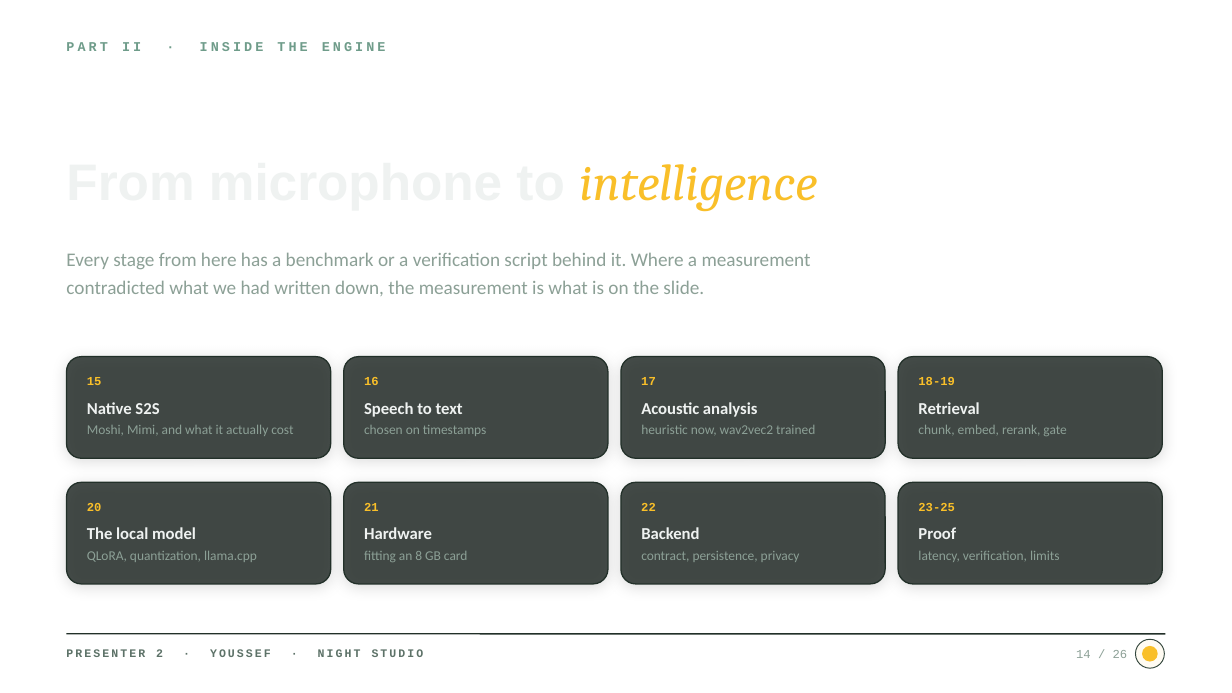
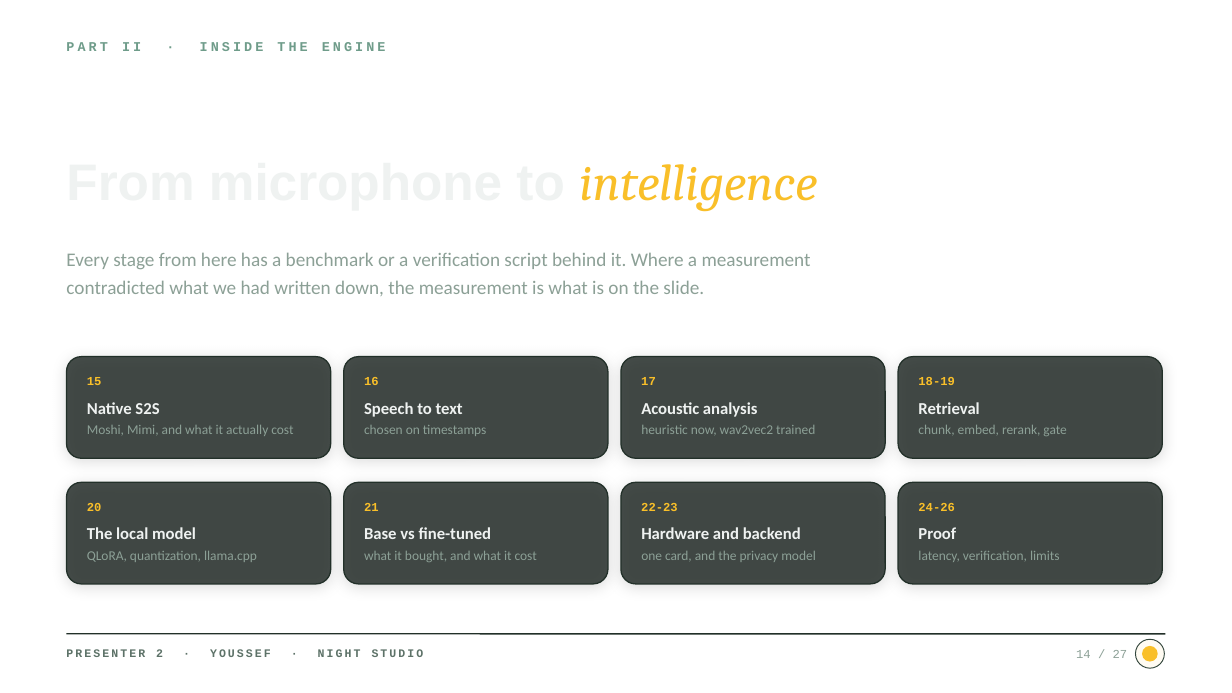
Before and after one commit to Ali-Khamis45/we-s2s-finalproject, a slide deck: slide 14 of docs/presentation/Speech-Confidence-Coach.pptx. Drawn at 1232x693 pixels with LibreOffice and Linux fonts; fonts in the diff are those of the drawing; background and template pictures are left out. Boxes give left, top, right and bottom in pixels: in the first picture for what was removed or moved away, otherwise in the second. Text is boxed around its words. In the diff, an @@ line names an element or a change of style, - is before the commit and + after.

```diff
--- a/docs/presentation/Speech-Confidence-Coach.pptx
+++ b/docs/presentation/Speech-Confidence-Coach.pptx
@@ text at [641, 503, 677, 511]: text changed @@
-22
+22-23
@@ text at [918, 503, 954, 511]: text changed @@
-23-25
+24-26
@@ text at [364, 527, 492, 539]: text changed @@
-Hardware
+Base vs fine-tuned
@@ text at [641, 527, 801, 539]: text changed @@
-Backend
+Hardware and backend
@@ text at [364, 551, 537, 562]: text changed @@
-fitting an 8 GB card
+what it bought, and what it cost
@@ text at [641, 551, 816, 562]: text changed @@
-contract, persistence, privacy
+one card, and the privacy model
@@ text at [1076, 650, 1128, 658]: text changed @@
-14 / 26
+14 / 27
```
Also in this commit, not shown: 39 other slides changed, 3 slides added, 1 other file.
